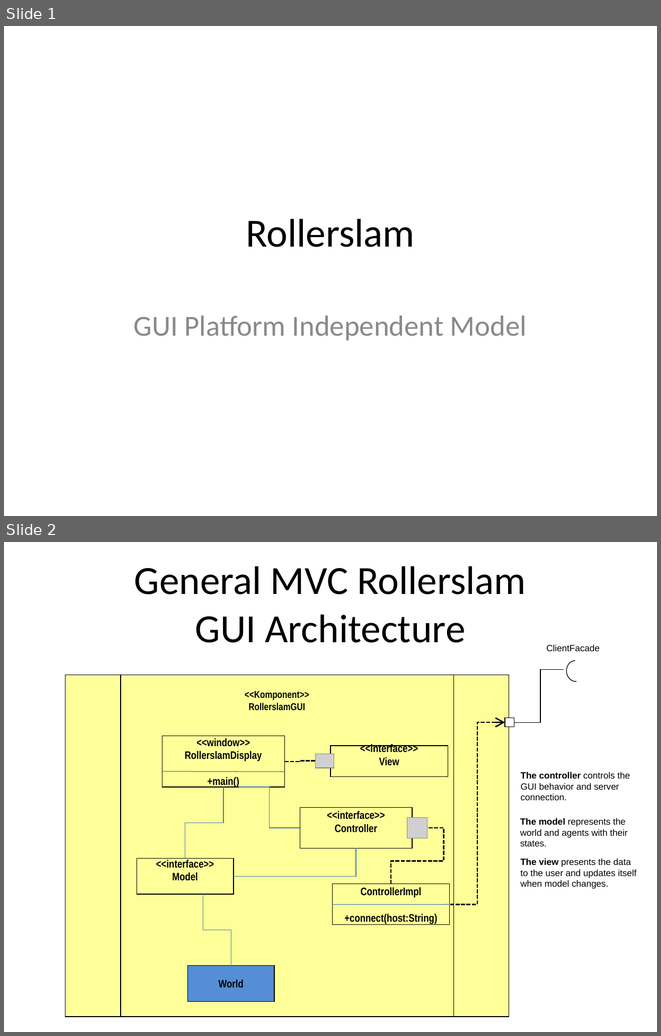
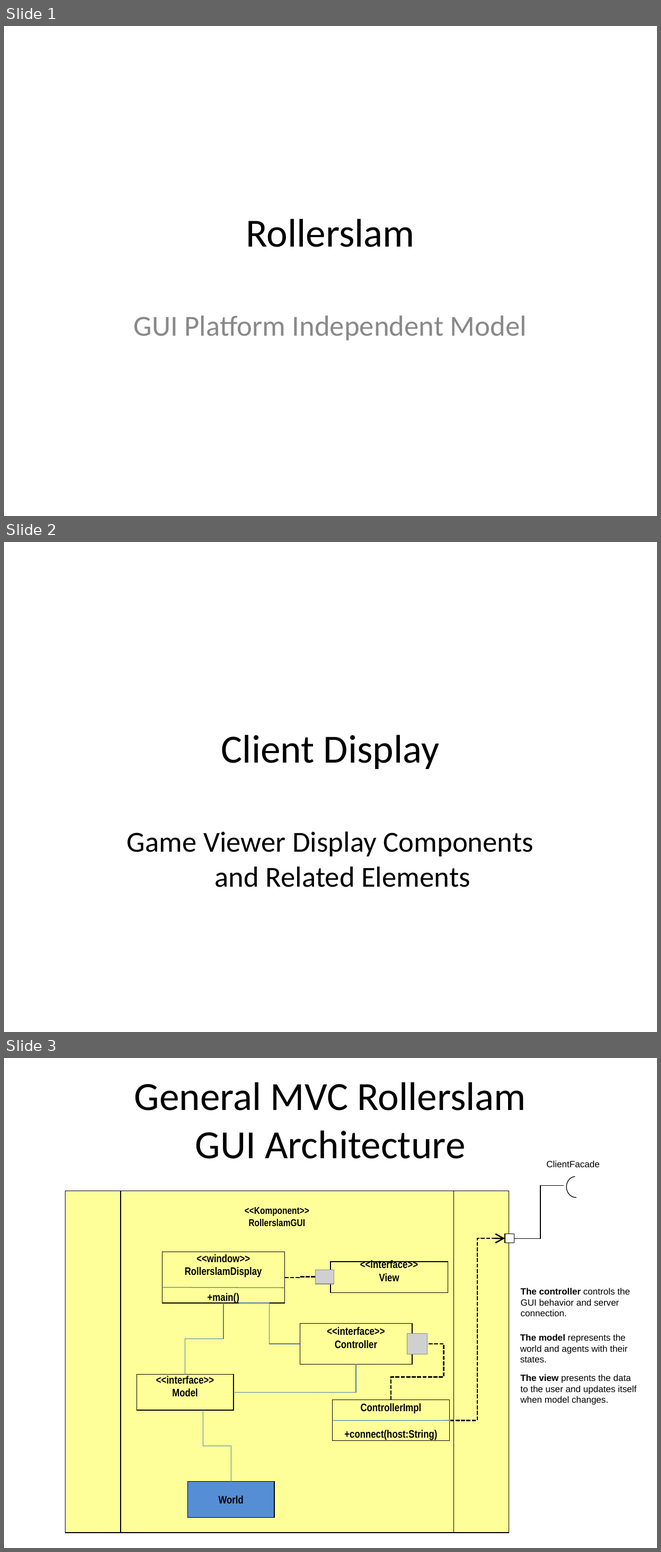
Before and after one commit to krishprince/rollerslam, a slide deck: docs/GUI/GUIModels_V.0.1.ppt. Shown one above the other, each under a label of ours: slides 1 and 2 before the commit, slides 1, 2 and 3 after it. The pictures are 661x1036 and 661x1552 pixels, drawn with LibreOffice and Linux fonts; fonts in the diff are those of the drawing; grey boxes stand for pictures. Boxes give left, top, right and bottom in pixels: in the first picture for what was removed or moved away, otherwise in the second. Text is boxed around its words. In the diff, an @@ line names an element or a change of style, - is before the commit and + after.

```diff
--- a/docs/GUI/GUIModels_V.0.1.ppt
+++ b/docs/GUI/GUIModels_V.0.1.ppt
@@ slide 2 added at (4,542,657,1032), background #FFFFFF @@
@@ text added at (221,734,439,769), 44 pt, text #000000 @@
+Client Display
@@ text added at (127,831,533,887), 32 pt, text #000000 @@
+Game Viewer Display Components and Related Elements
@@ what was slide 2 is now slide 3 @@
```
Also in this commit, not shown: 2 slides changed, 3 other slides added, 11 other files.
